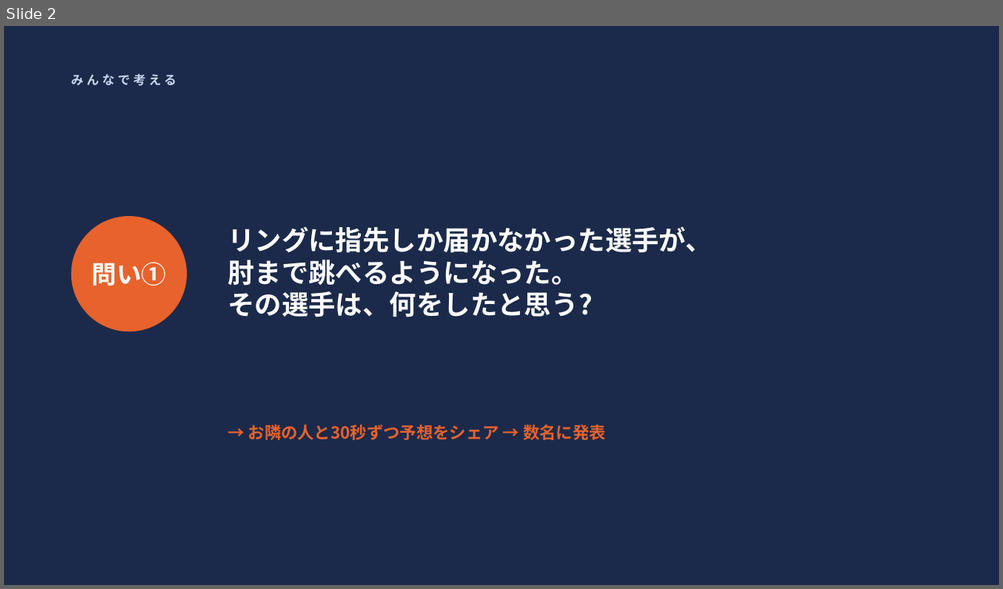
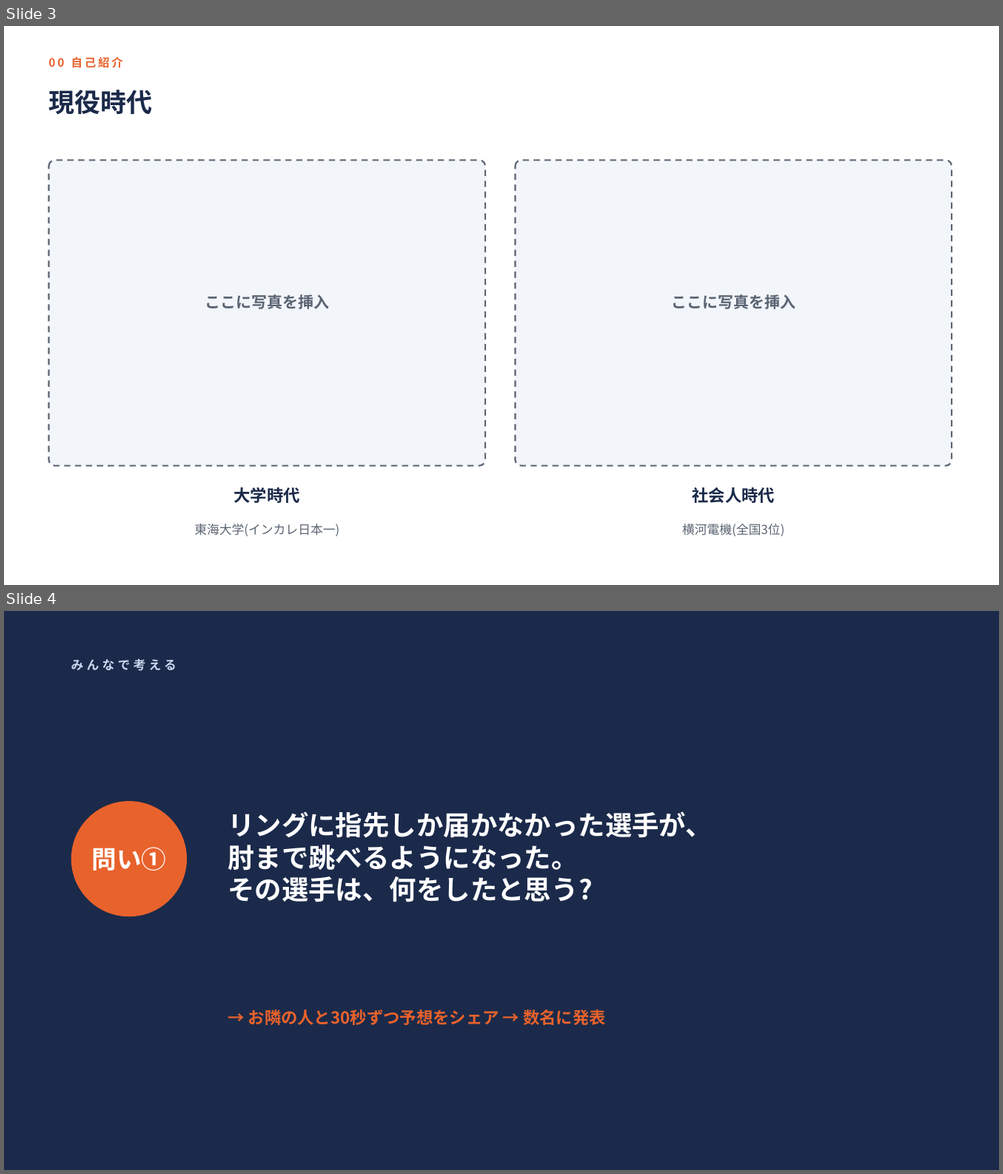
Before and after one commit to k-nomiya/Claude-Code-Test, a slide deck: nutrition-workshop/slides.pptx. Shown one above the other, each under a label of ours: slide 2 before the commit, slides 3 and 4 after it. The pictures are 1003x589 and 1003x1174 pixels, drawn with LibreOffice and Linux fonts; fonts in the diff are those of the drawing. Boxes give left, top, right and bottom in pixels: in the first picture for what was removed or moved away, otherwise in the second. Text is boxed around its words. In the diff, an @@ line names an element or a change of style, - is before the commit and + after.

```diff
--- a/nutrition-workshop/slides.pptx
+++ b/nutrition-workshop/slides.pptx
@@ slide 3 added at (4,26,999,585), background #FFFFFF @@
@@ text added at (48,57,123,68), 11 pt, text #E8622C, bold @@
+00 自己紹介
@@ text added at (48,90,152,115), 25 pt, text #1B2A4A, bold @@
+現役時代
@@ rounded rectangle added at (48,160,485,466), fill #F2F5FA, outline #5A6472 1.5 pt dashed @@
@@ rounded rectangle added at (515,160,951,466), fill #F2F5FA, outline #5A6472 1.5 pt dashed @@
@@ text added at (205,295,329,309), 15 pt, text #5A6472, bold @@
+ここに写真を挿入
@@ text added at (671,295,795,309), 15 pt, text #5A6472, bold @@
+ここに写真を挿入
@@ text added at (234,488,300,503), 16 pt, text #1B2A4A, bold @@
+大学時代
@@ text added at (691,488,774,503), 16 pt, text #1B2A4A, bold @@
+社会人時代
@@ text added at (194,524,339,537), 12 pt, text #5A6472 @@
+東海大学(インカレ日本一)
@@ text added at (682,524,784,537), 12 pt, text #5A6472 @@
+横河電機(全国3位)
@@ what was slide 2 is now slide 4 @@
```
Also in this commit, not shown: 1 slide changed, 1 other slide added.
